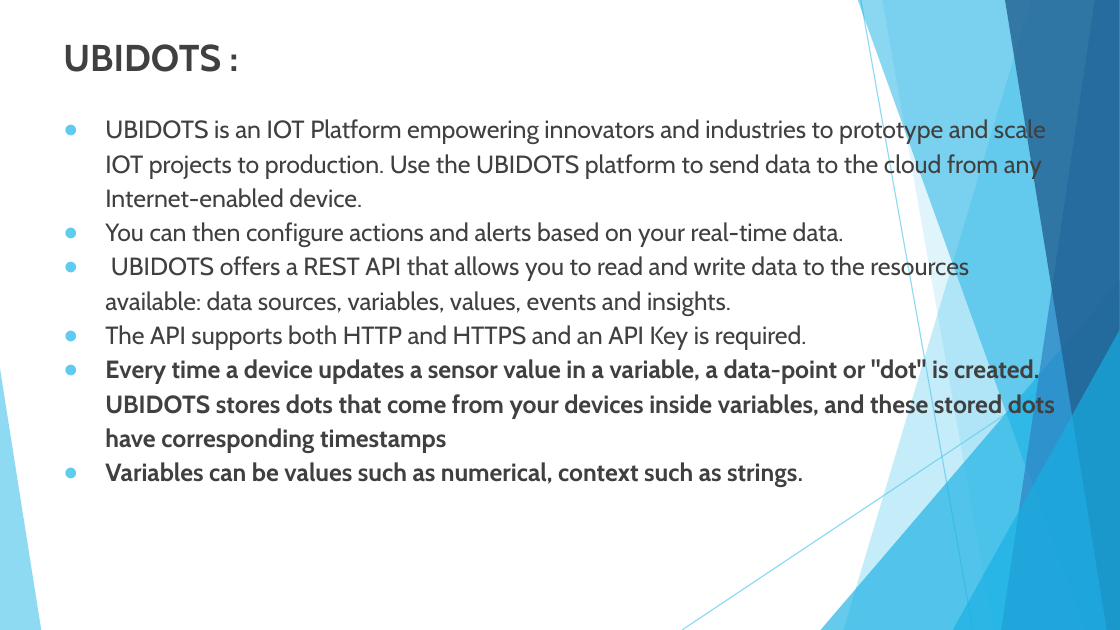
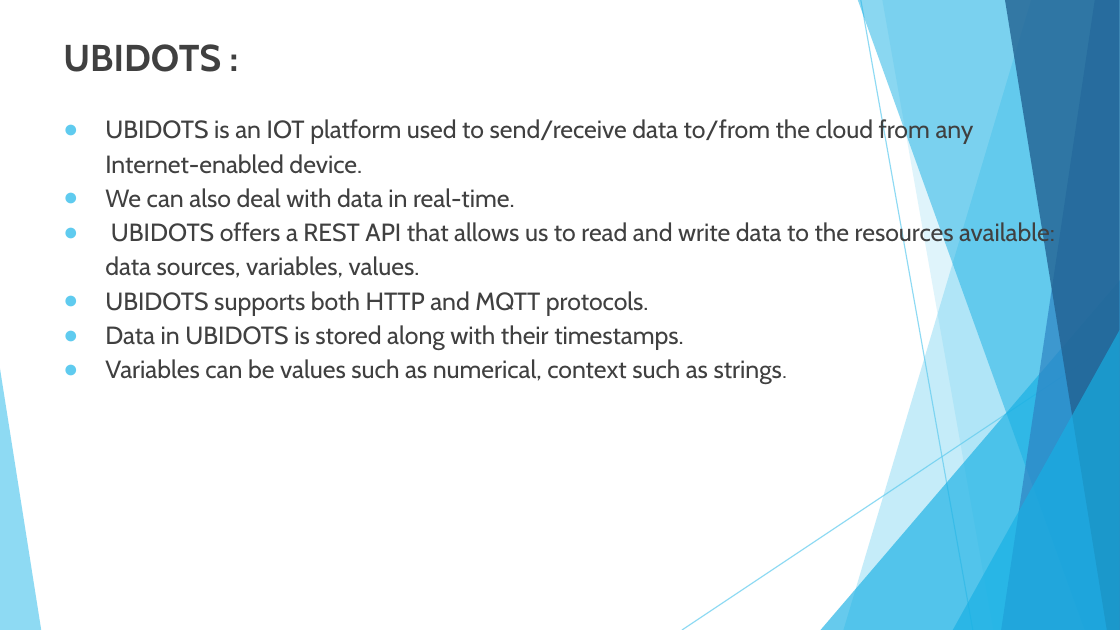
Before and after one commit to Sampanna-T/Major_Project, a slide deck: slide 19 of Doc/Major_Project.pptx (slide 33 before the commit). Drawn at 1120x630 pixels with LibreOffice and Linux fonts; fonts in the diff are those of the drawing. Boxes give left, top, right and bottom in pixels: in the first picture for what was removed or moved away, otherwise in the second. Text is boxed around its words. In the diff, an @@ line names an element or a change of style, - is before the commit and + after.

```diff
--- a/Doc/Major_Project.pptx
+++ b/Doc/Major_Project.pptx
@@ text at (105, 118, 1055, 350): text changed @@
-● UBIDOTS is an IOT Platform empowering innovators and industries to prototype and scale IOT projects to production. Use the UBIDOTS platform to send data to the cloud from any Internet-enabled device.
-● You can then configure actions and alerts based on your real-time data.
-● UBIDOTS offers a REST API that allows you to read and write data to the resources available: data sources, variables, values, events and insights.
-● The API supports both HTTP and HTTPS and an API Key is required.
-● Every time a device updates a sensor value in a variable, a data-point or "dot" is created. UBIDOTS stores dots that come from your devices inside variables, and these stored dots have corresponding timestamps
+● UBIDOTS is an IOT platform used to send/receive data to/from the cloud from any Internet-enabled device.
+● We can also deal with data in real-time.
+● UBIDOTS offers a REST API that allows us to read and write data to the resources available: data sources, variables, values.
+● UBIDOTS supports both HTTP and MQTT protocols.
+● Data in UBIDOTS is stored along with their timestamps.
@@ text at (105, 359, 782, 384): bold off in "Variables can be values such as numerical, ..." @@
```
Also in this commit, not shown: 14 other slides changed, 5 slides removed, 1 other file.
